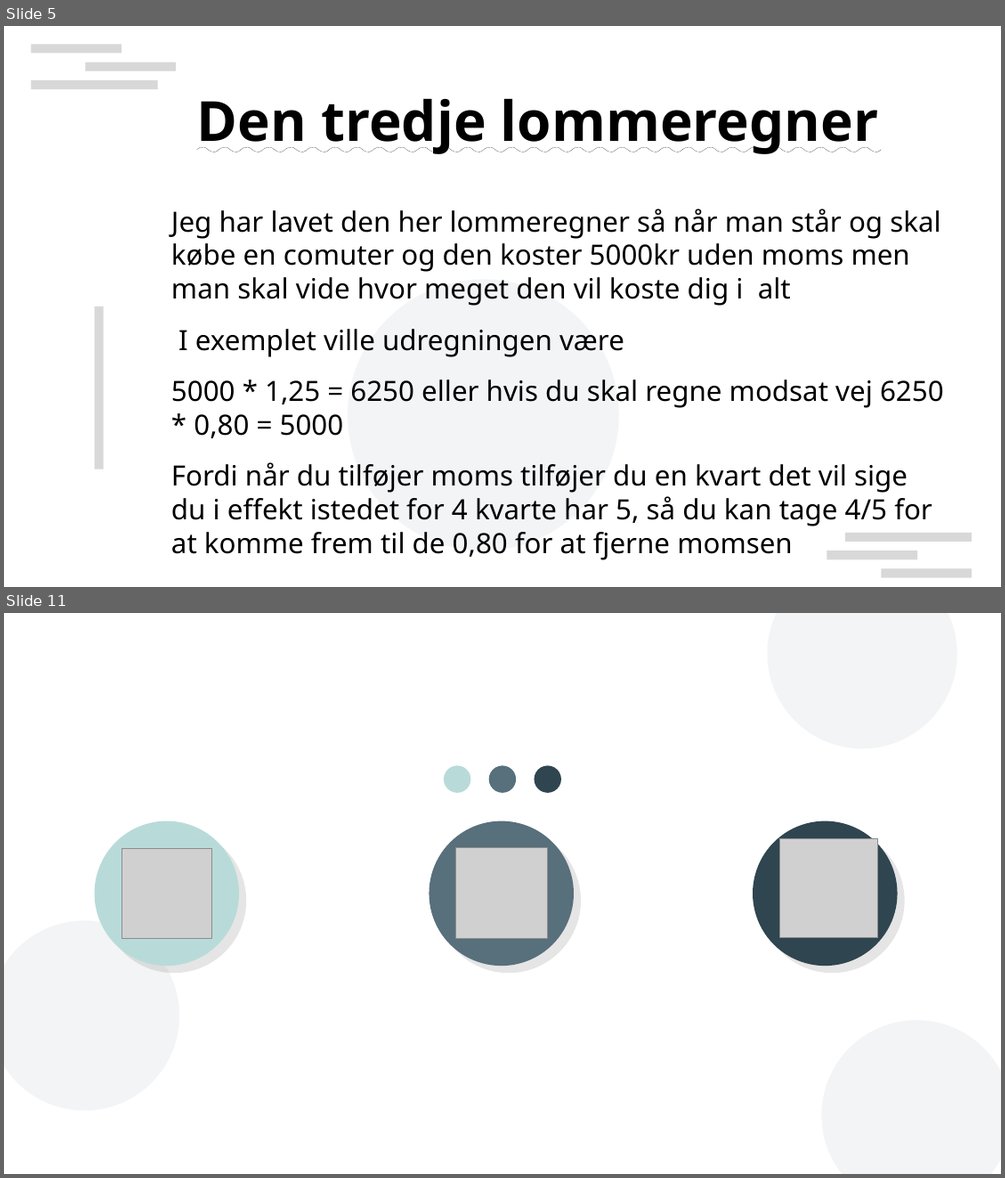
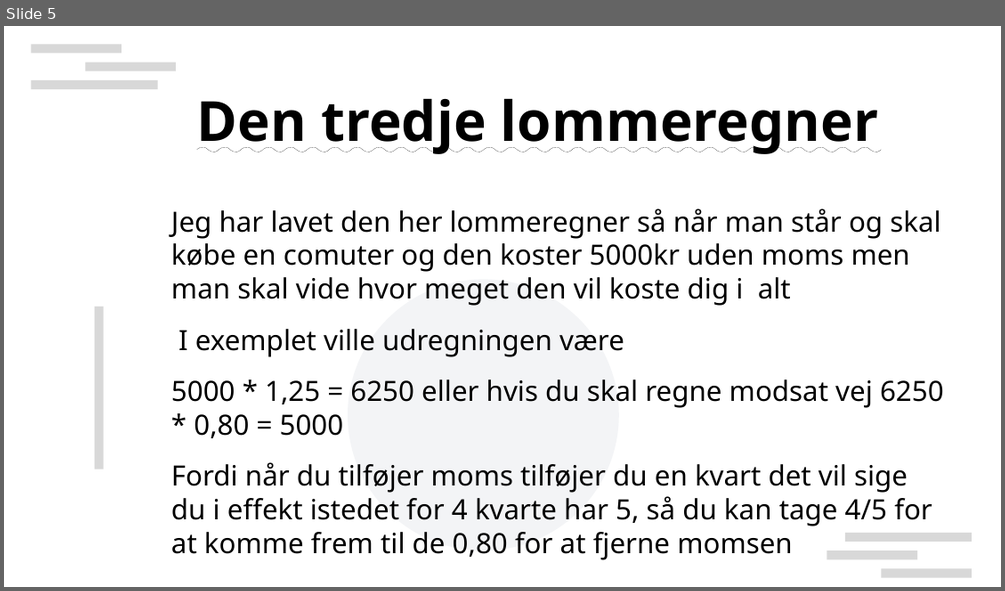
Before and after one commit to Oliper202020/mathExam, a slide deck: math-presentation.odp. Shown one above the other, each under a label of ours: slides 5 and 11 before the commit, slide 5 after it; the slides between them are not shown. The pictures are 1005x1178 and 1005x591 pixels, drawn with LibreOffice and Linux fonts; fonts in the diff are those of the drawing; grey boxes stand for pictures; background and template pictures are left out. Boxes give left, top, right and bottom in pixels: in the first picture for what was removed or moved away, otherwise in the second. Text is boxed around its words. In the diff, an @@ line names an element or a change of style, - is before the commit and + after.

```diff
--- a/math-presentation.odp
+++ b/math-presentation.odp
@@ slide 11 removed at box(4, 613, 1001, 1174), background #FFFFFF @@
@@ ellipse removed at box(768, 613, 957, 748) @@
@@ ellipse removed at box(444, 766, 470, 793) @@
@@ ellipse removed at box(489, 766, 516, 793) @@
@@ ellipse removed at box(534, 766, 561, 793) @@
@@ ellipse removed at box(95, 821, 239, 965) @@
@@ ellipse removed at box(429, 821, 574, 965) @@
@@ ellipse removed at box(753, 821, 898, 965) @@
@@ picture removed at box(121, 848, 212, 939) @@
@@ picture removed at box(456, 847, 548, 939) @@
@@ picture removed at box(780, 839, 879, 938) @@
@@ ellipse removed at box(4, 921, 179, 1111) @@
@@ ellipse removed at box(822, 1020, 1001, 1174) @@
```
Also in this commit, not shown: 4 slides changed, 1 slide added, 5 other slides removed, 2 other files.
